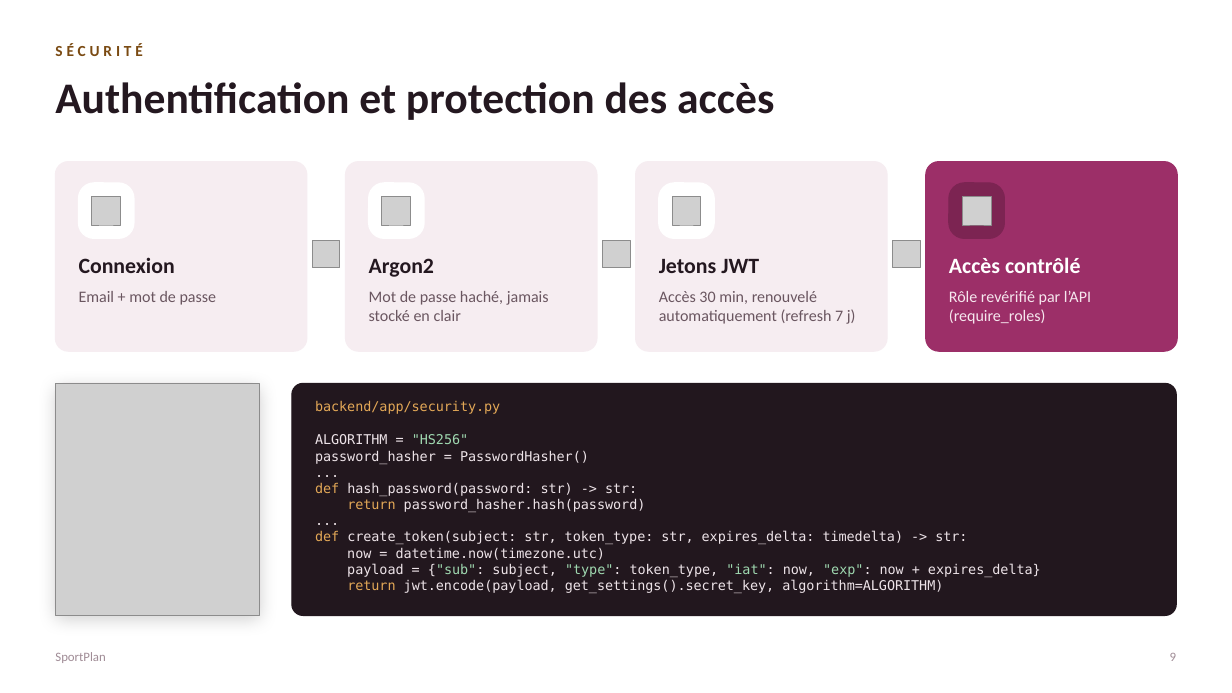
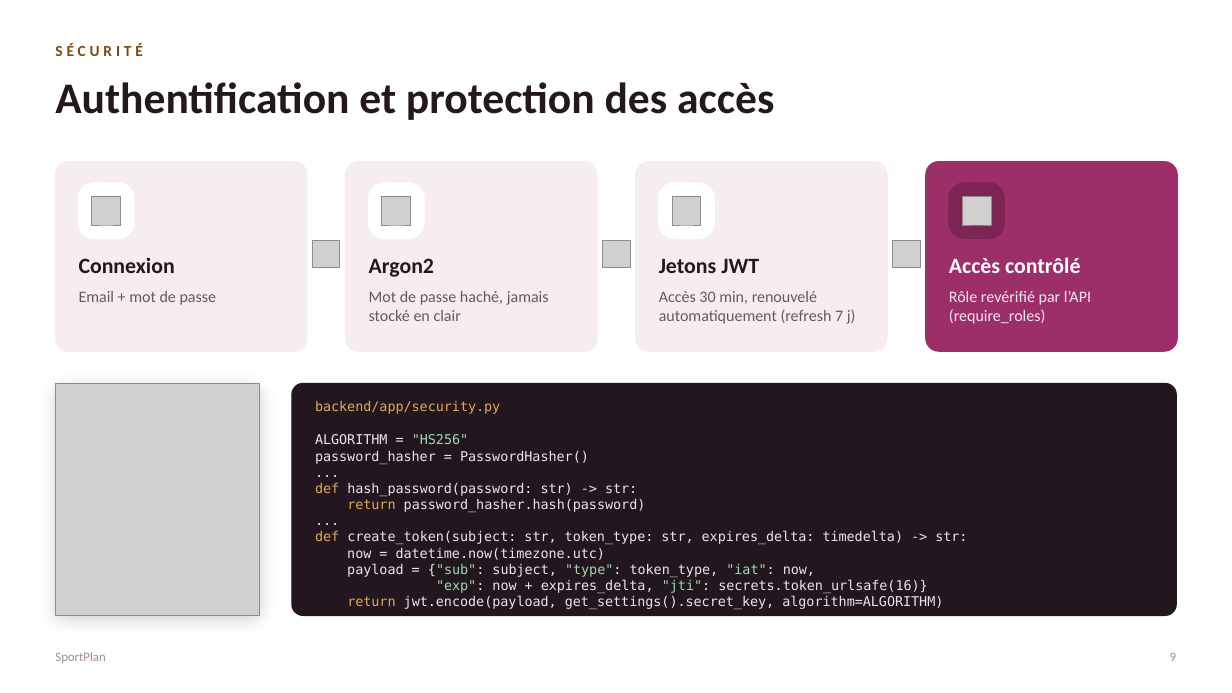
Before and after one commit to loicvdb98-sys/projet-fin-de-session-, a slide deck: slide 9 of docs/SportPlan_Presentation_Jury.pptx. Drawn at 1232x693 pixels with LibreOffice and Linux fonts; fonts in the diff are those of the drawing; grey boxes stand for pictures. Boxes give left, top, right and bottom in pixels: in the first picture for what was removed or moved away, otherwise in the second. Text is boxed around its words. In the diff, an @@ line names an element or a change of style, - is before the commit and + after.

```diff
--- a/docs/SportPlan_Presentation_Jury.pptx
+++ b/docs/SportPlan_Presentation_Jury.pptx
@@ text at box(347, 563, 927, 593): text changed @@
-payload = {"sub": subject, "type": token_type, "iat": now, "exp": now + expires_delta}
+payload = {"sub": subject, "type": token_type, "iat": now,
+"exp": now + expires_delta, "jti": secrets.token_urlsafe(16)}
```
Also in this commit, not shown: 2 other slides changed.
